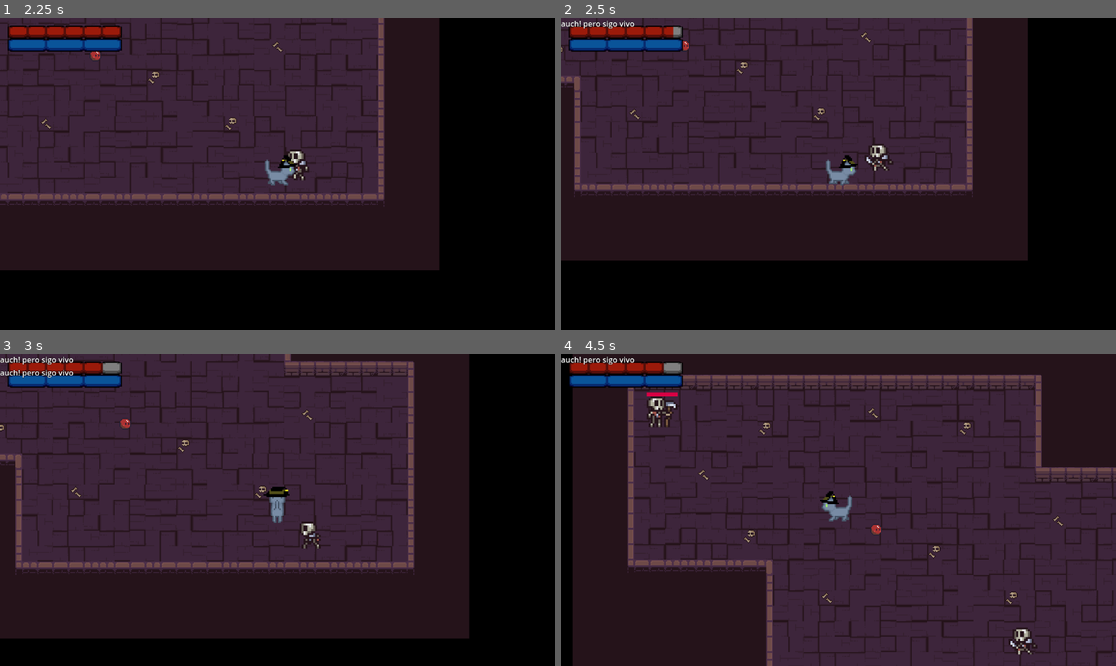
Above: before the commit, frames 1-4 (two rows, left to right).
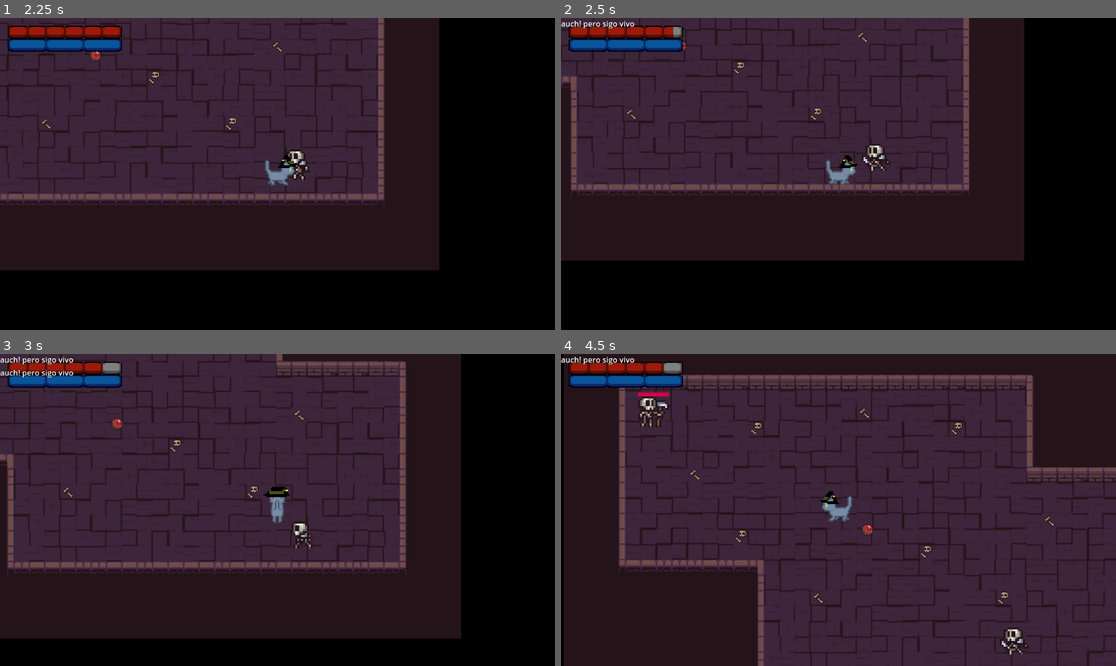
Above: after the commit, the same moments.

Repository: pablocoop/CC5408-Proyecto
Game: Godot game, scene res://scenes/debug_map.tscn
Two runs of this game, one before a commit and one after it. Both use one fixed random seed, a clock stepped at 60 frames per second and the inputs below. This scene is started directly instead of the project's main scene.
Inputs (mouse positions are in pixels of both pictures, inside the frame that each line leads up to):
- Up to frame 1 (2.25 s): move the mouse to (399, 158) at 0.52 s; hold D (move_right) 0.53-1.28 s; tap Space (attack) at 0.6, 2.1 s; move the mouse to (166, 189) at 1.27 s; hold S (move_down) 1.28-2.03 s; right-click (166, 189) at 1.35 s; move the mouse to (333, 105) at 2.02 s; hold D (move_right) from 2.03 s (still down)
- Up to frame 2 (2.5 s): keep holding D (move_right)
- Up to frame 3 (3 s): move the mouse to (249, 572) at 2.77 s; release D (move_right) at 2.78 s; hold W (move_up) from 2.78 s (still down); right-click (249, 572) at 2.85 s
- Up to frame 4 (4.5 s): move the mouse to (1005, 556) at 3.52 s; release W (move_up) at 3.53 s; hold A (move_left) from 3.53 s (still down); tap Space (attack) at 3.6 s; move the mouse to (672, 463) at 4.27 s; right-click (672, 463) at 4.35 s

Frame 1 is identical in both runs. In frame 2, 4.5% of the frame differs, in the area x 0-85%, y 0-78%; in frame 3, 7.1%; in frame 4, 10%, in the area x 0-100%, y 0-100%.

Commit message:
fix: enemigo hurtbox y nuevo timer antes de que el boss pueda moverse

Diff:
--- a/scenes/boss_move.gd
+++ b/scenes/boss_move.gd
@@ -17,5 +17,6 @@
 
 
 	if ball_entered and player_entered:
+		await get_tree().create_timer(0.5).timeout
 		boss.start_moving()
 		queue_free()
--- a/scenes/skeleton.tscn
+++ b/scenes/skeleton.tscn
@@ -11,12 +11,12 @@
 [ext_resource type="Script" uid="uid://b4biuqxkvk28o" path="res://components/health_component.gd" id="9_i0f3v"]
 
 [sub_resource type="CapsuleShape2D" id="CapsuleShape2D_5uy6h"]
-radius = 4.13241
-height = 14.0734
+radius = 5.0
+height = 16.0
 
 [sub_resource type="CapsuleShape2D" id="CapsuleShape2D_haw2w"]
-radius = 8.0
-height = 22.0
+radius = 7.0
+height = 20.0
 
 [sub_resource type="CapsuleShape2D" id="CapsuleShape2D_i0f3v"]
 radius = 4.0
@@ -354,7 +354,7 @@
 shape = SubResource("CapsuleShape2D_5uy6h")
 
 [node name="RayCast2D" type="RayCast2D" parent="Pivot"]
-position = Vector2(-0.037, 3)
+position = Vector2(-0.037, 2.5)
 target_position = Vector2(17.037, 0)
 
 [node name="Sprite2D" type="Sprite2D" parent="Pivot"]
@@ -371,7 +371,7 @@
 metadata/_custom_type_script = "uid://cpdtcih6dhwuq"
 
 [node name="CollisionShape2D" type="CollisionShape2D" parent="Pivot/Hitbox"]
-position = Vector2(0.132406, -0.963301)
+position = Vector2(0.132406, 0.036699)
 shape = SubResource("CapsuleShape2D_haw2w")
 debug_color = Color(0.311415, 0.626461, 7.70092e-07, 0.42)
 
